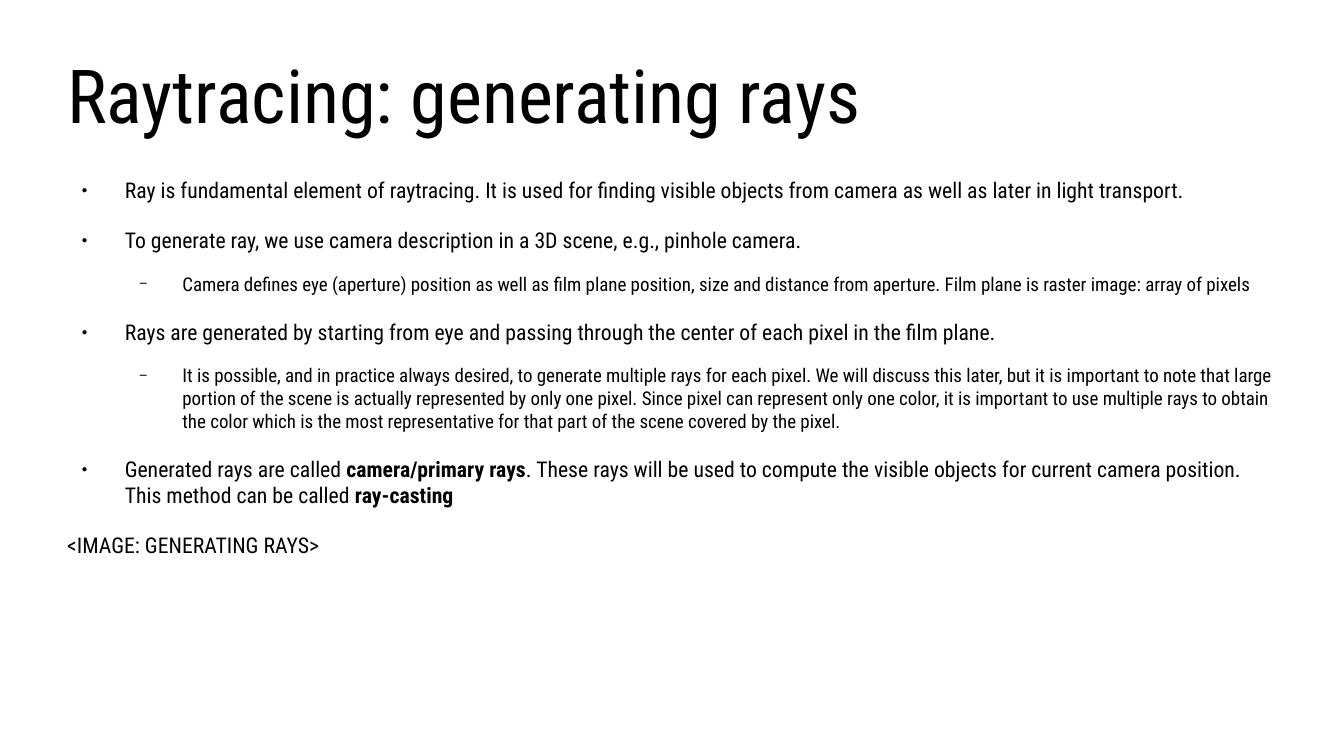
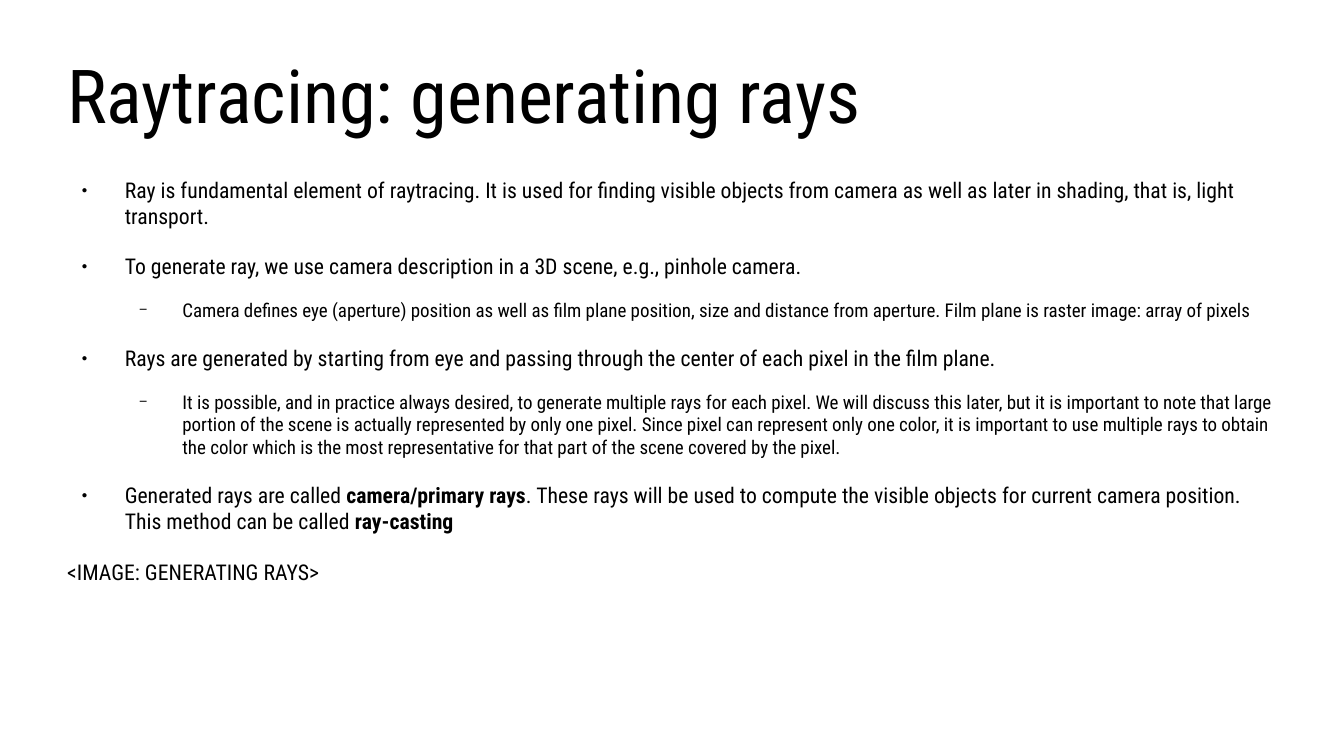
Before and after one commit to lorentzo/IntroductionToComputerGraphics, a slide deck: slide 3 of lectures/foundations_rendering/foundations_raytracing.odp. Drawn at 1344x756 pixels with LibreOffice and Linux fonts; fonts in the diff are those of the drawing. Boxes give left, top, right and bottom in pixels: in the first picture for what was removed or moved away, otherwise in the second. Text is boxed around its words. In the diff, an @@ line names an element or a change of style, - is before the commit and + after.

```diff
--- a/lectures/foundations_rendering/foundations_raytracing.odp
+++ b/lectures/foundations_rendering/foundations_raytracing.odp
@@ text at [125, 181, 1234, 229]: text changed @@
-● Ray is fundamental element of raytracing. It is used for finding visible objects from camera as well as later in light transport.
+● Ray is fundamental element of raytracing. It is used for finding visible objects from camera as well as later in shading, that is, light transport.
```
Also in this commit, not shown: 5 other slides changed, 6 slides added, 1 slide removed, 2 other files.
